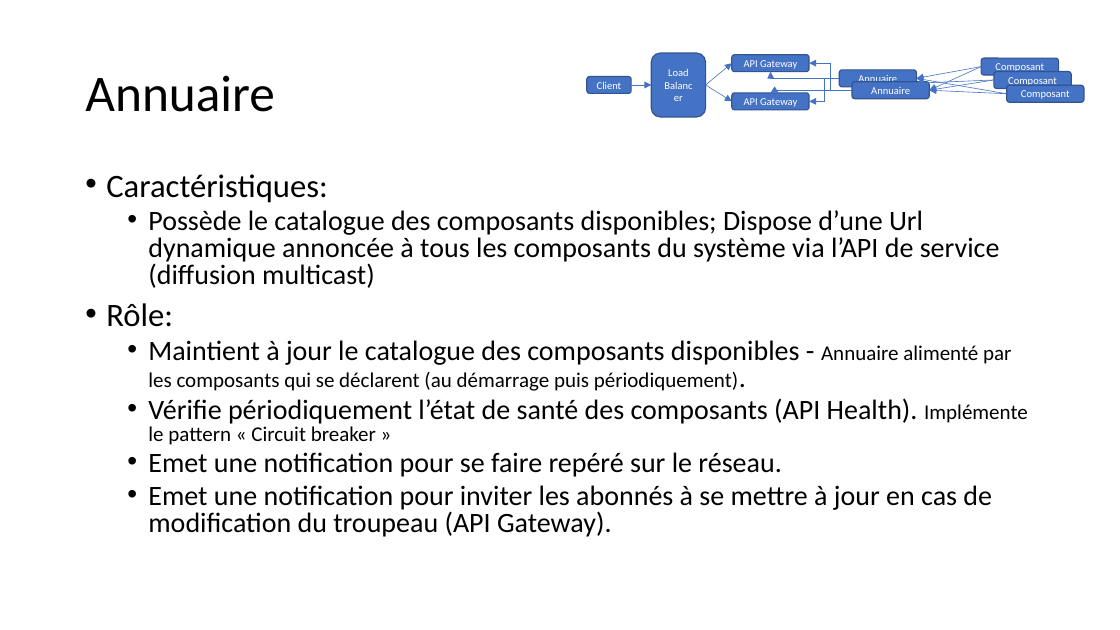
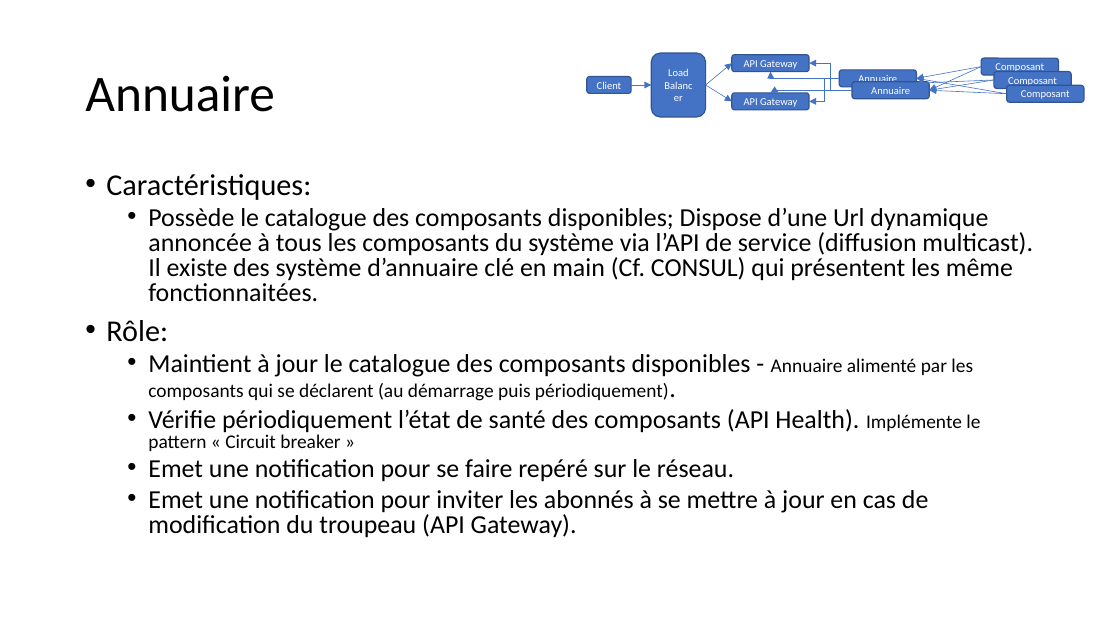
Before and after one commit to apulcino/MSAFO, a slide deck: slide 10 of maquette.pptx (slide 9 before the commit). Drawn at 1120x630 pixels with LibreOffice and Linux fonts; fonts in the diff are those of the drawing. Boxes give left, top, right and bottom in pixels: in the first picture for what was removed or moved away, otherwise in the second. Text is boxed around its words. In the diff, an @@ line names an element or a change of style, - is before the commit and + after.

```diff
--- a/maquette.pptx
+++ b/maquette.pptx
@@ text at bbox=[106, 174, 980, 538]: size 28 to 25.9 pt in "Caractéristiques:", "Rôle:"; size 24 to 22.2 pt in "Maintient à jour le catalogue des composants ...", "Vérifie périodiquement l’état de santé des composants ...", "Emet une notification pour se faire repéré ...", "Emet une notification pour inviter les abonnés ..."; size 18 to 16.6 pt in "Annuaire alimenté par les composants qui se ...", "Implémente le pattern « Circuit breaker »" @@
@@ text at bbox=[148, 208, 1033, 302]: text changed; size 24 to 22.2 pt @@
-  • Possède le catalogue des composants disponibles; Dispose d’une Url dynamique annoncée à tous les composants du système via l’API de service (diffusion multicast)
+  • Possède le catalogue des composants disponibles; Dispose d’une Url dynamique annoncée à tous les composants du système via l’API de service (diffusion multicast). Il existe des système d’annuaire clé en main (Cf. CONSUL) qui présentent les même fonctionnaitées.
```
Also in this commit, not shown: 3 other slides changed, 8 slides added, 2 other files.
